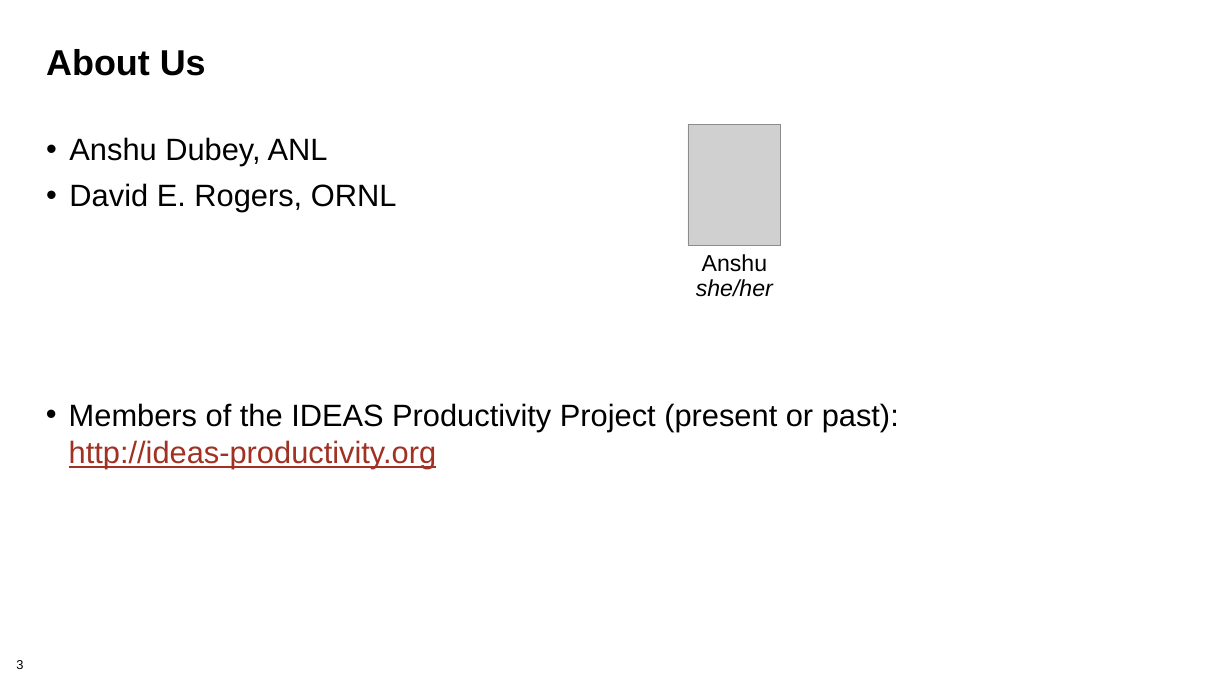
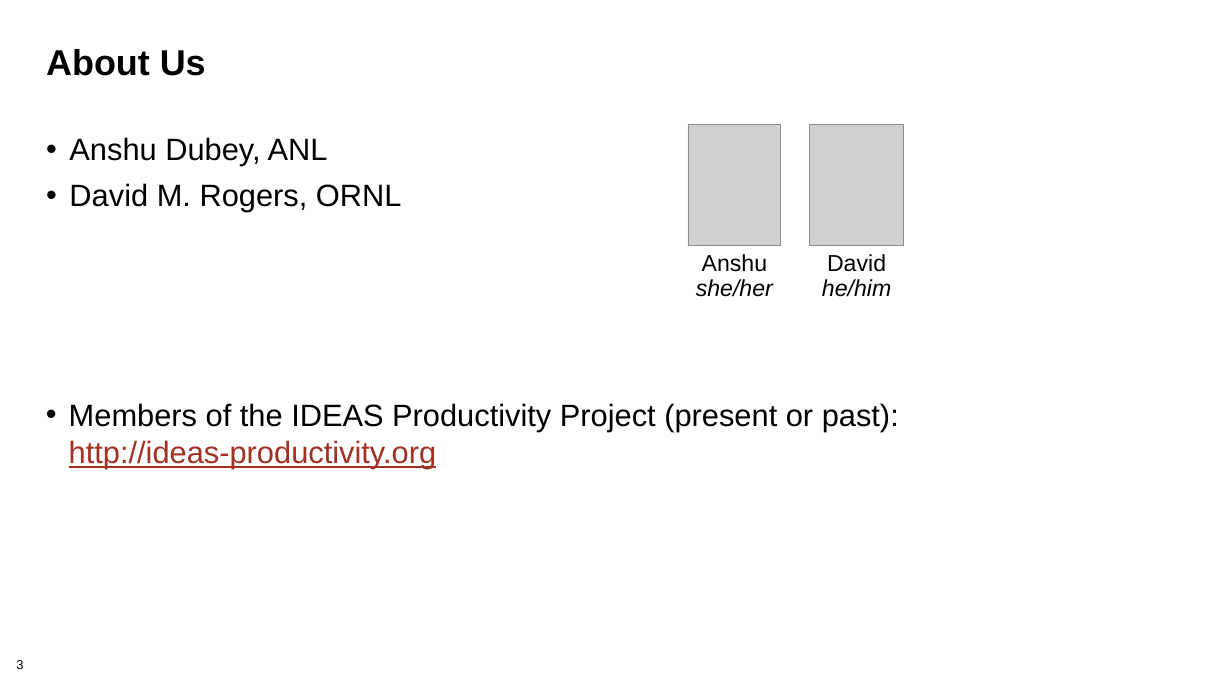
Before and after one commit to bssw-tutorial/presentations, a slide deck: slide 3 of intro-a.pptx. Drawn at 1232x693 pixels with LibreOffice and Linux fonts; fonts in the diff are those of the drawing; grey boxes stand for pictures; background and template pictures are left out. Boxes give left, top, right and bottom in pixels: in the first picture for what was removed or moved away, otherwise in the second. Text is boxed around its words. In the diff, an @@ line names an element or a change of style, - is before the commit and + after.

```diff
--- a/intro-a.pptx
+++ b/intro-a.pptx
@@ picture added at <box>810,124,904,246</box> @@
@@ text at <box>69,183,402,212</box>: text changed @@
-• David E. Rogers, ORNL
+• David M. Rogers, ORNL
@@ text added at <box>822,254,891,297</box>, 18 pt, text #000000, italic @@
+David
+he/him
```
Also in this commit, not shown: 5 other slides changed, 5 other files.
